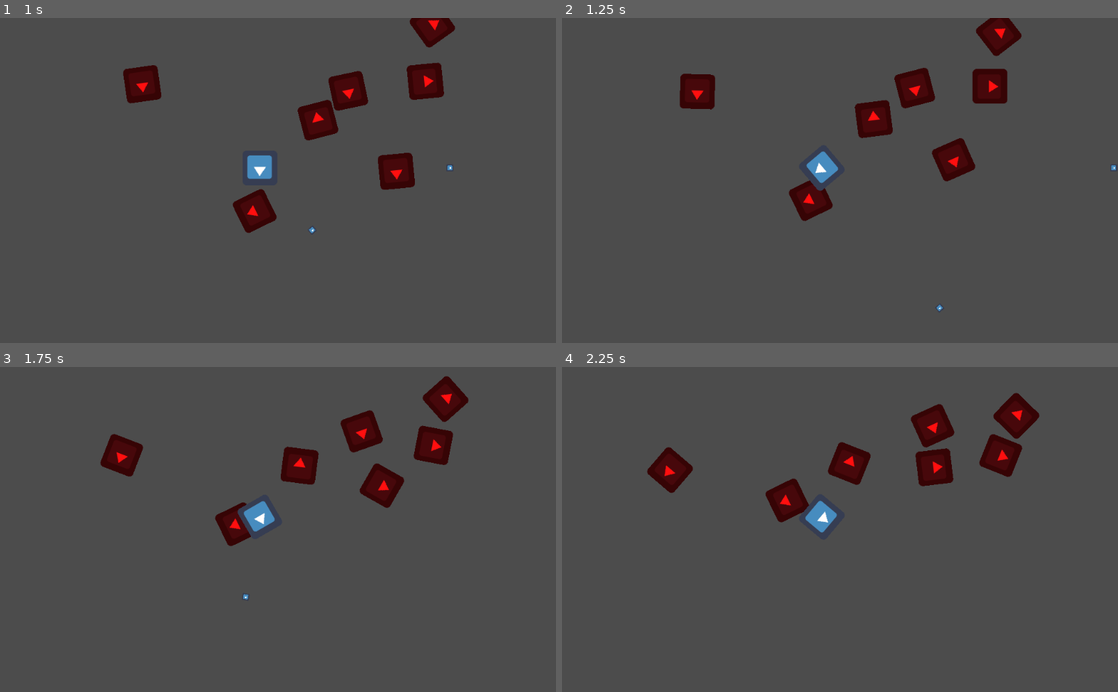
Above: before the commit, frames 1-4 (two rows, left to right).
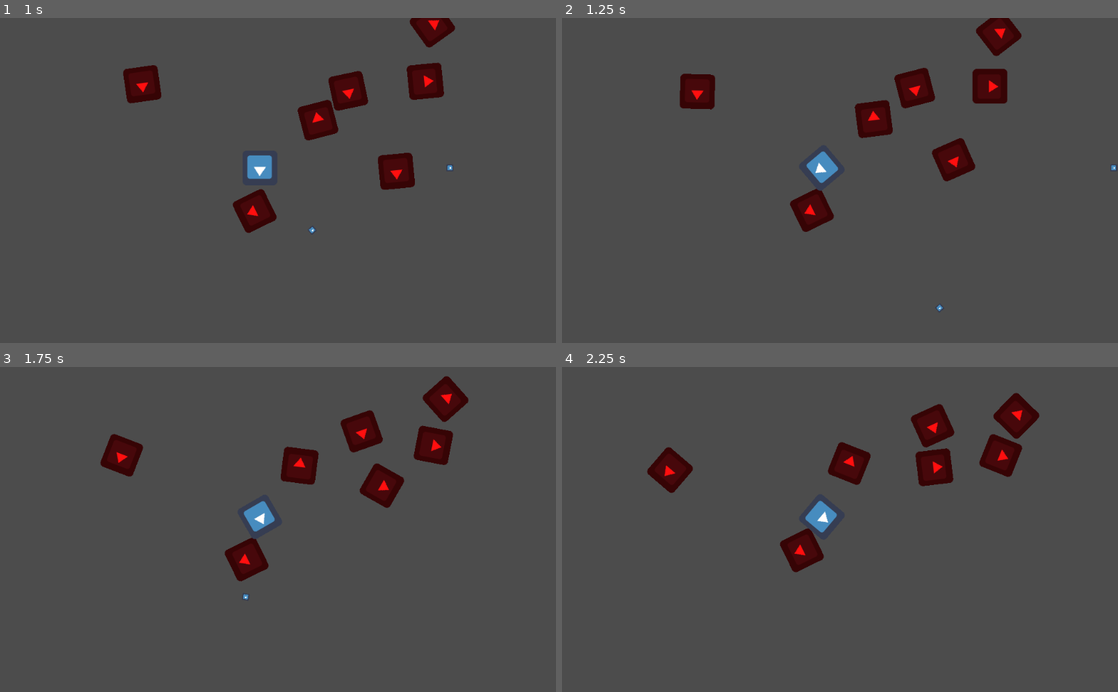
Above: after the commit, the same moments.

Repository: eugene-nguyen/NotAsteroids
Game: Godot game, scene res://World.tscn
Same seed, same stepped clock (60 frames per second), same inputs: the game is played once before the commit and once after it. The engine's default icon, where the game draws it, is replaced by a stand-in: a white triangle on a blue panel in a dark square.
Inputs:
- Up to frame 1 (1 s): tap Enter (ui_accept) at 0.5, 0.77 s; hold Right (ui_right) from 0.53 s (still down)
- Up to frame 2 (1.25 s): keep holding Right (ui_right)
- Up to frame 3 (1.75 s): release Right (ui_right) at 1.28 s; hold Left (ui_left) from 1.28 s (still down); tap Enter (ui_accept) at 1.52 s
- Up to frame 4 (2.25 s): release Left (ui_left) at 2.03 s; hold Right (ui_right) from 2.03 s (still down)

Frame 1 is identical in both runs. In frame 2, 0.5% of the frame differs, in the area x 40-49%, y 50-66%; in frame 3, 1.1%; in frame 4, 1.3%, in the area x 36-48%, y 34-64%.

Commit message:
modified hit functionality
if the asteroids hit a player, they won't bounce, but they won't pass through either, i am currently vigorously googling this

Diff:
--- a/Enemy.gd
+++ b/Enemy.gd
@@ -18,7 +18,10 @@
 	var collision = move_and_collide(velocity * delta)
 	if collision:
 		print(collision.collider.name)
-		velocity = velocity.bounce(collision.normal)
+		if collision.collider.name == "Player":
+			pass
+		else:
+			velocity = velocity.bounce(collision.normal)
 
 func _ready():
 	screen_size = get_viewport_rect().size
--- a/World.tscn
+++ b/World.tscn
@@ -20,3 +20,6 @@
 [node name="Sprite" type="Sprite" parent="Player"]
 rotation = 1.5708
 texture = ExtResource( 1 )
+
+[node name="CollisionPolygon2D" type="CollisionPolygon2D" parent="Player"]
+polygon = PoolVector2Array( -25.9424, -31.6033, 26.2577, -31.1955, 30.7436, -27.1174, 31.1514, 25.8983, 27.8889, 30.792, -25.1267, 31.1998, -30.6322, 27.1217, -31.2439, -26.5057 )
